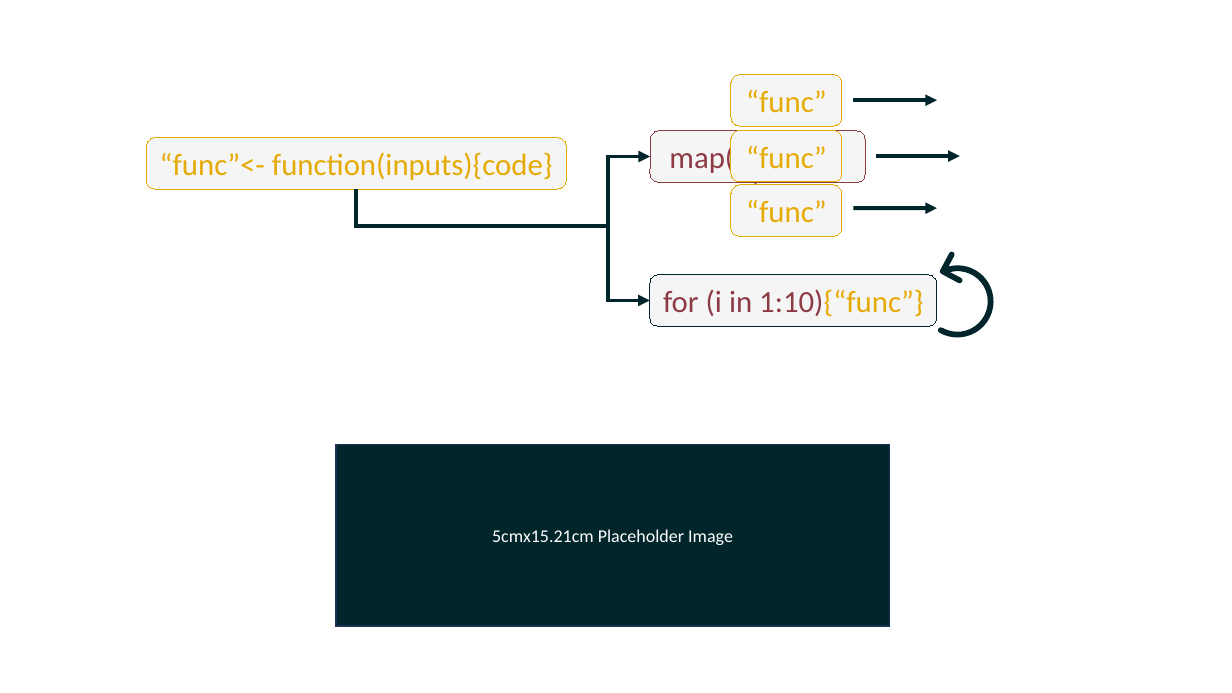
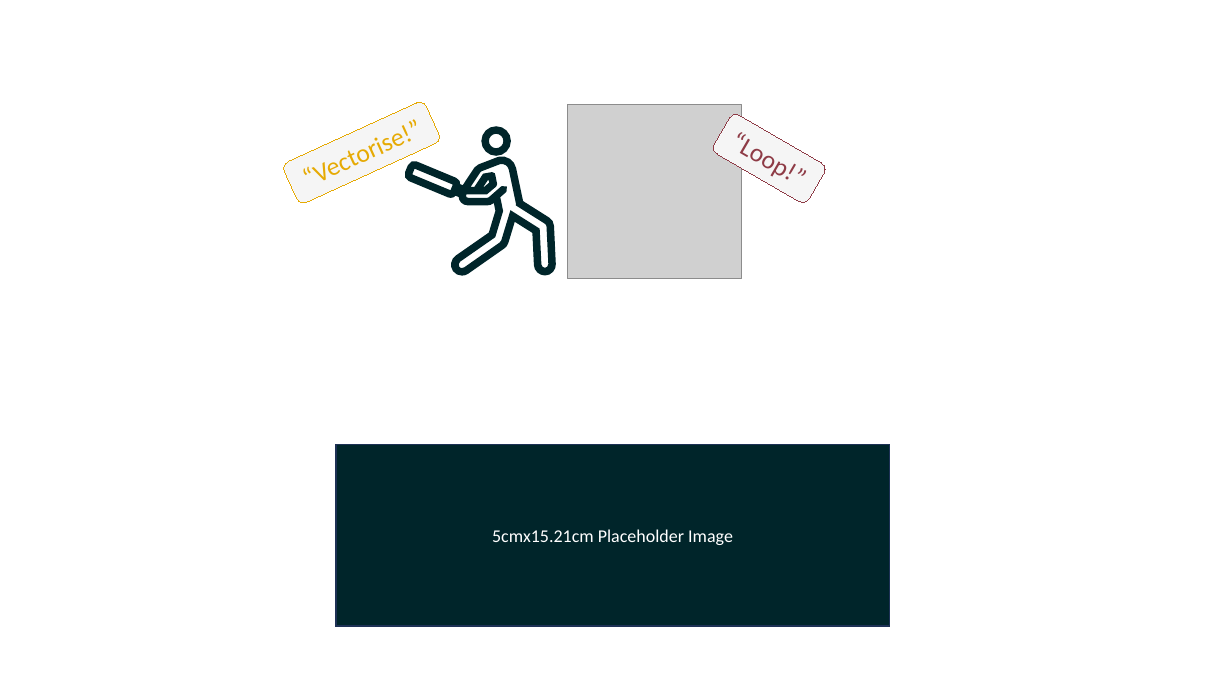
Before and after one commit to add-am/website, a slide deck: slide 8 of docs/images/listing_images.pptx. Drawn at 1232x693 pixels with LibreOffice and Linux fonts; fonts in the diff are those of the drawing; grey boxes stand for pictures. Boxes give left, top, right and bottom in pixels: in the first picture for what was removed or moved away, otherwise in the second. Text is boxed around its words. In the diff, an @@ line names an element or a change of style, - is before the commit and + after.

```diff
--- a/docs/images/listing_images.pptx
+++ b/docs/images/listing_images.pptx
@@ group added at [282,100,828,279]: 2 freeform shapes, 2 rounded rectangles, 1 picture @@
+“Vectorise!”
+“Loop!”
@@ group removed at [146,75,1003,345]: 6 rounded rectangles, 3 arrows, 2 elbow arrows, 1 freeform shape, 1 elbow line @@
-“func”<- function(inputs){code}
-map( )
-for (i in 1:10){“func”}
-“func”
-“func”
-“func”
```
Also in this commit, not shown: 1 other slide changed, 7 other files.
